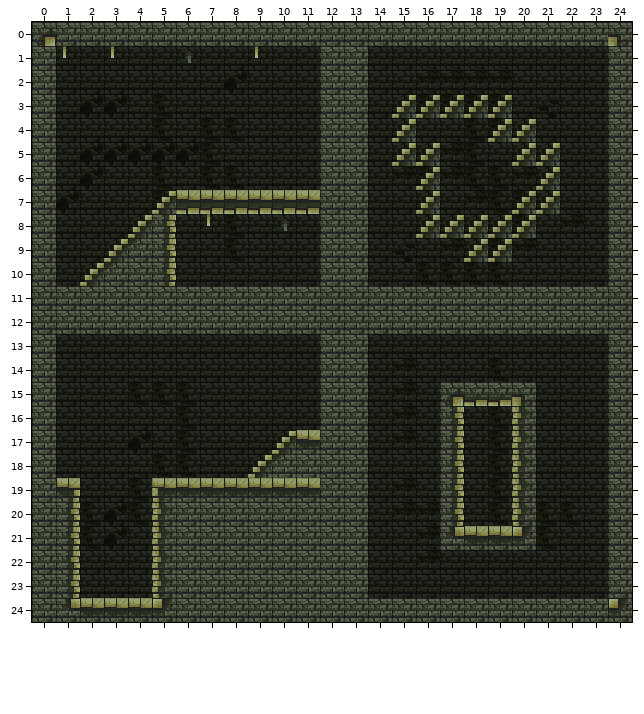
Tiled map: assets/map1.tmx. Above: the version before the commit.
Cells are 16x16 px. Shown: x 0..24, y 0..24.
After the commit:
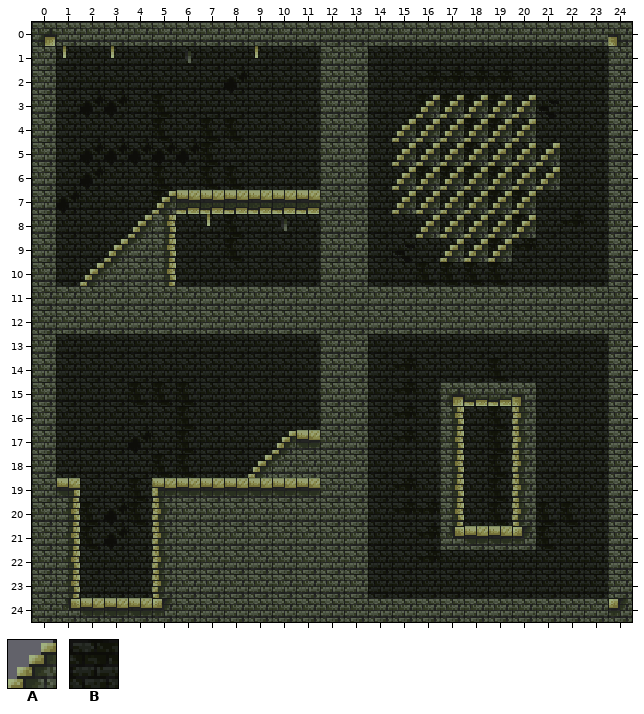
Key: from "forgotten-dungeon": A 6, B 69.
_ is an empty cell.
Difference:
{"where": "layer \"Tile Layer 1\""}
{"y":3,"x":15,"old":"A","new":"_"}
{"y":3,"x":20,"old":"_","new":"A"}
{"y":4,"x":16,"old":"___","new":"AAA"}
{"y":5,"x":17,"old":"B__","new":"AAA"}
{"y":6,"x":15,"old":"B","new":"A"}
{"y":6,"x":17,"old":"B__B","new":"AAAA"}
{"y":7,"x":15,"old":"_","new":"A"}
{"y":7,"x":17,"old":"_B_","new":"AAA"}
{"y":7,"x":21,"old":"A","new":"_"}
{"y":9,"x":17,"old":"B","new":"A"}
{"label":"changed","picture_box":[392,94,560,214]}
{"label":"changed","picture_box":[440,238,464,262]}
